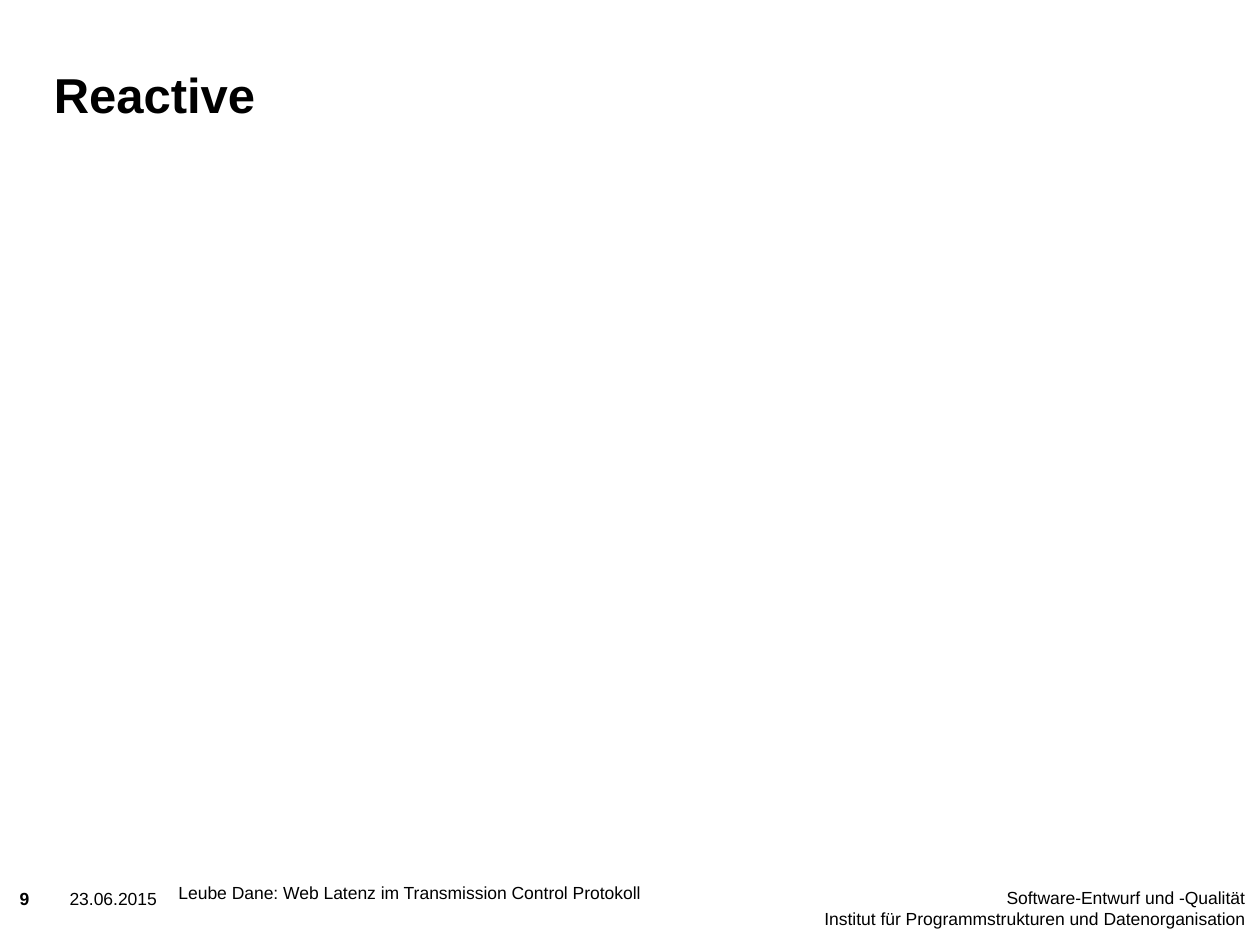
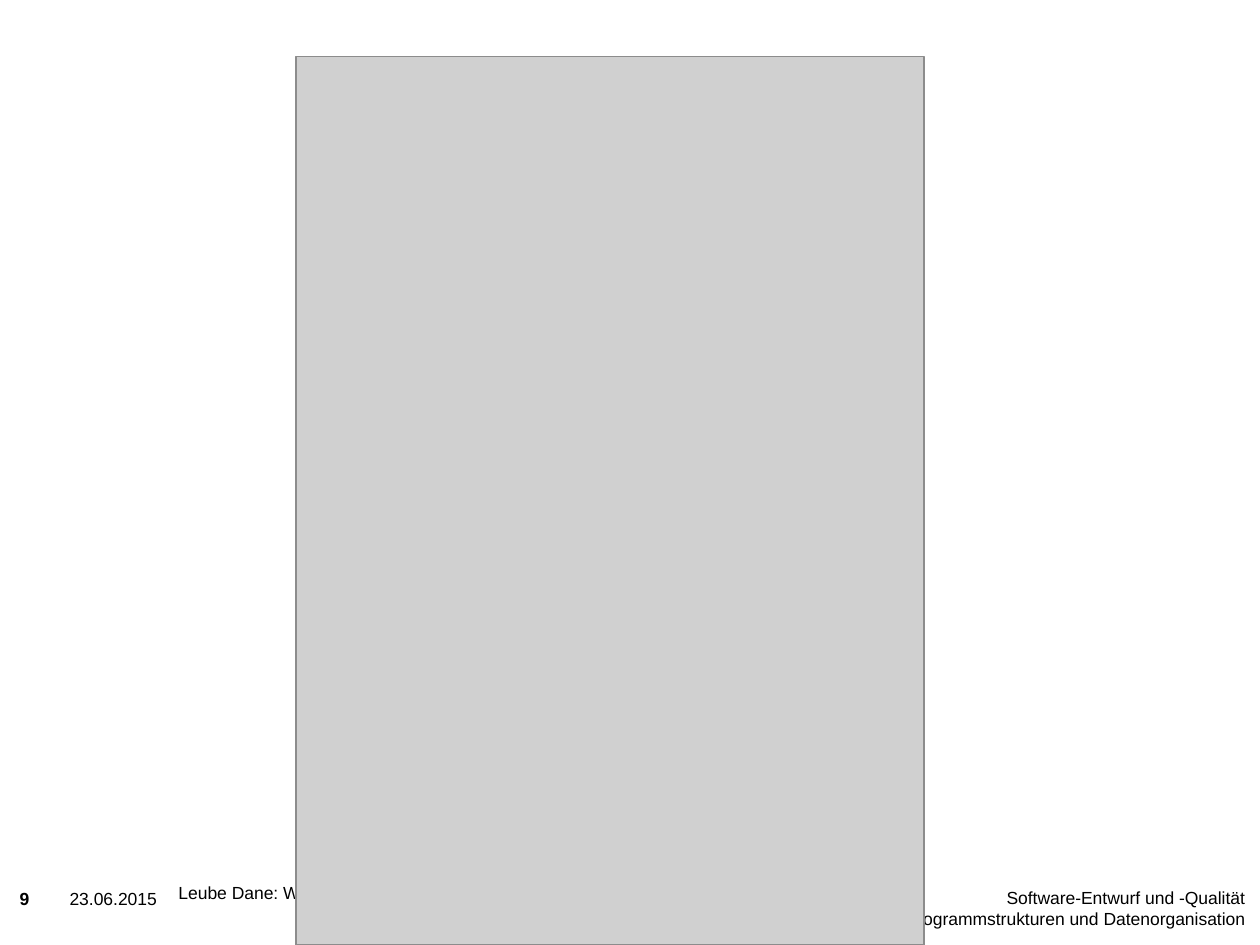
Before and after one commit to holzleube/hotTopics, a slide deck: slide 9 of Vortrag/Vortrag.pptx. Drawn at 1260x945 pixels with LibreOffice and Linux fonts; fonts in the diff are those of the drawing; grey boxes stand for pictures; background and template pictures are left out. Boxes give left, top, right and bottom in pixels: in the first picture for what was removed or moved away, otherwise in the second. Text is boxed around its words. In the diff, an @@ line names an element or a change of style, - is before the commit and + after.

```diff
--- a/Vortrag/Vortrag.pptx
+++ b/Vortrag/Vortrag.pptx
@@ picture added at bbox=[296, 57, 924, 945] @@
@@ title removed at bbox=[54, 77, 255, 114] @@
-Reactive
```
Also in this commit, not shown: 10 other slides changed, 1 slide added, 3 other files.
